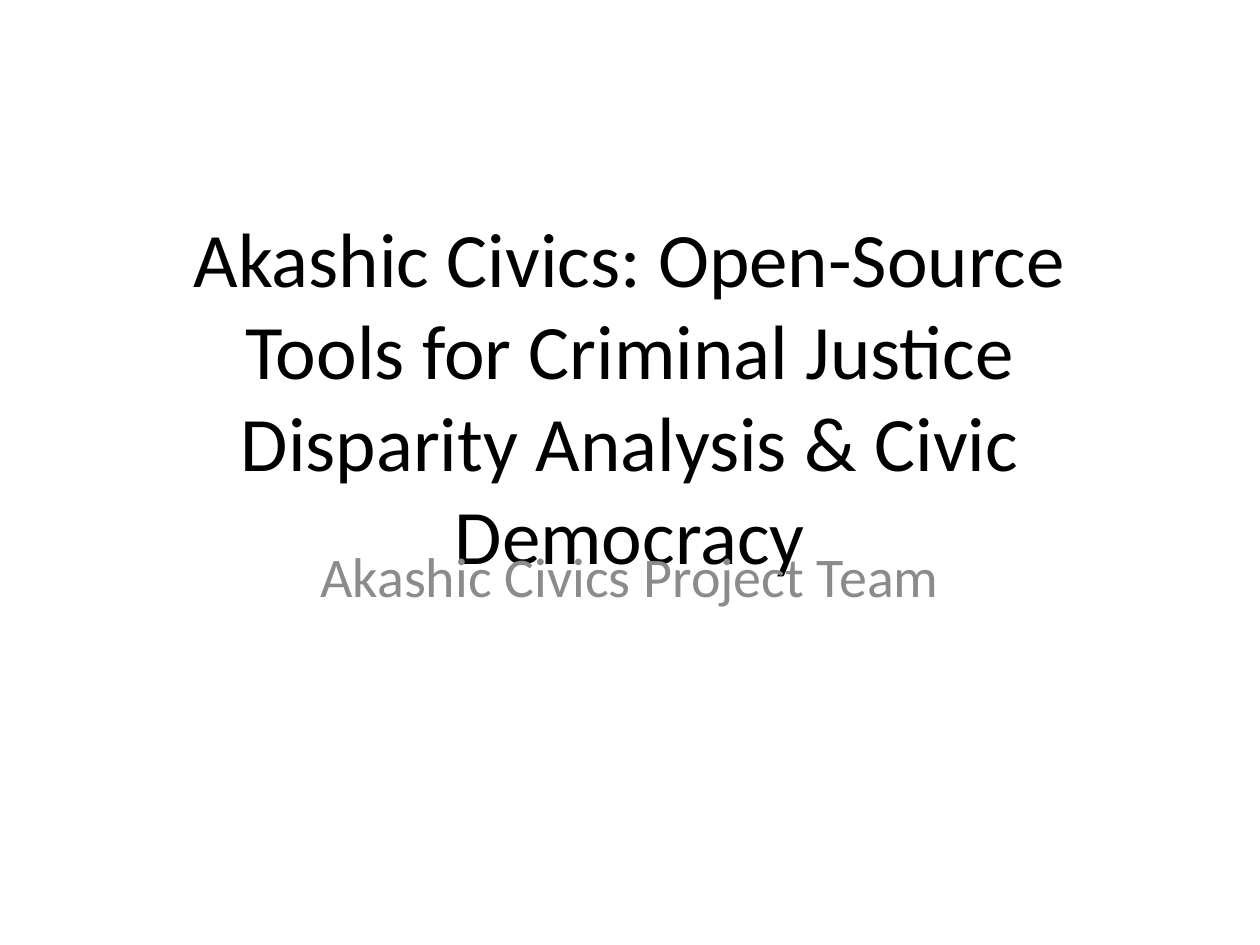
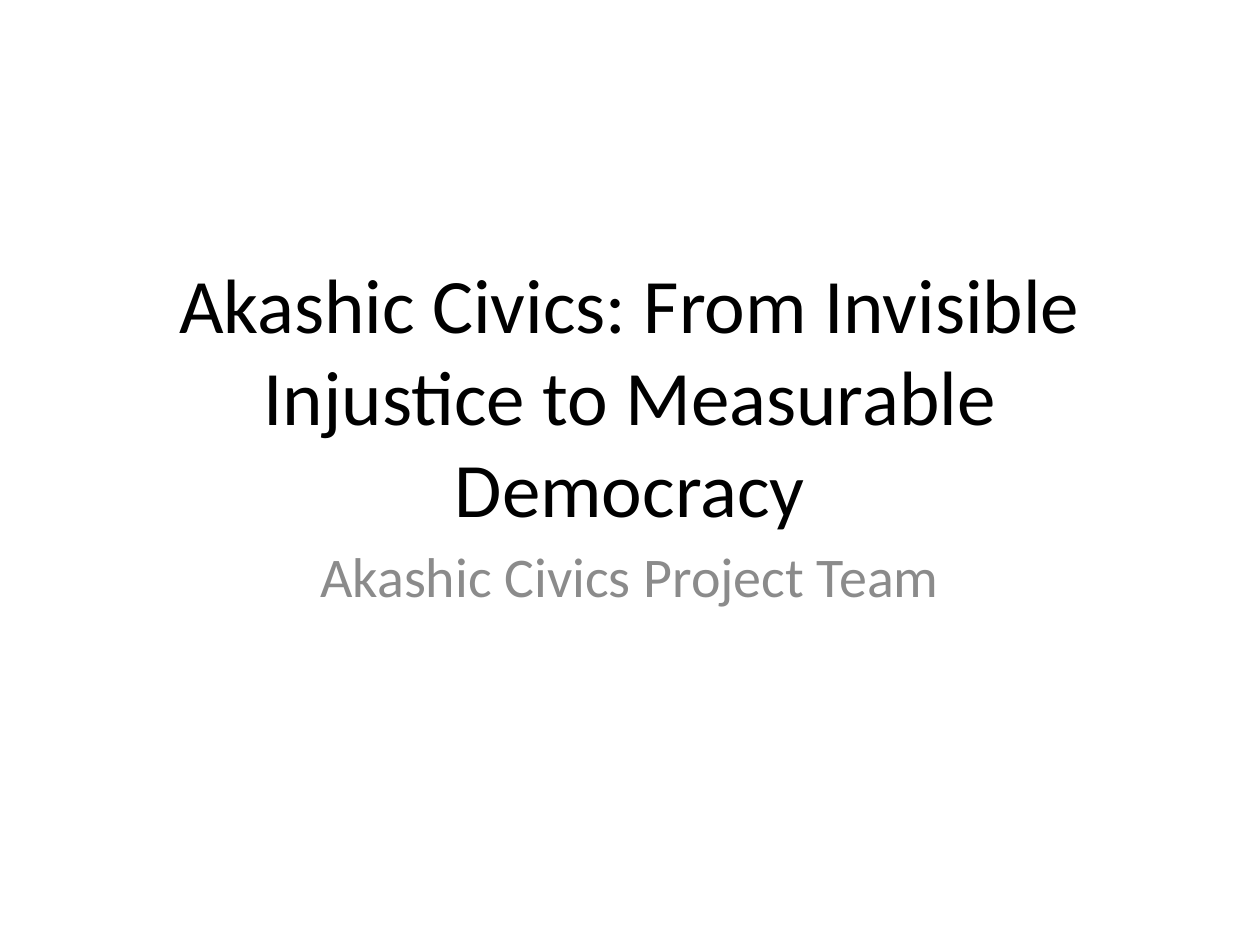
Before and after one commit to elijah/akashic-civics, a slide deck: slide 1 of presentation/akashic_civics_presentation.pptx. Drawn at 1260x945 pixels with LibreOffice and Linux fonts; fonts in the diff are those of the drawing. Boxes give left, top, right and bottom in pixels: in the first picture for what was removed or moved away, otherwise in the second. Text is boxed around its words. In the diff, an @@ line names an element or a change of style, - is before the commit and + after.

Commit message:
Revise presentation: restructure narrative around civic democracy arc (measurement -> accountability -> reform)

```diff
--- a/presentation/akashic_civics_presentation.pptx
+++ b/presentation/akashic_civics_presentation.pptx
@@ title at box(179, 279, 1079, 530): text changed @@
-Akashic Civics: Open-Source Tools for Criminal Justice Disparity Analysis & Civic Democracy
+Akashic Civics: From Invisible Injustice to Measurable Democracy
```
Also in this commit, not shown: 11 other slides changed, 5 slides added, 8 slides removed, 2 other files.
